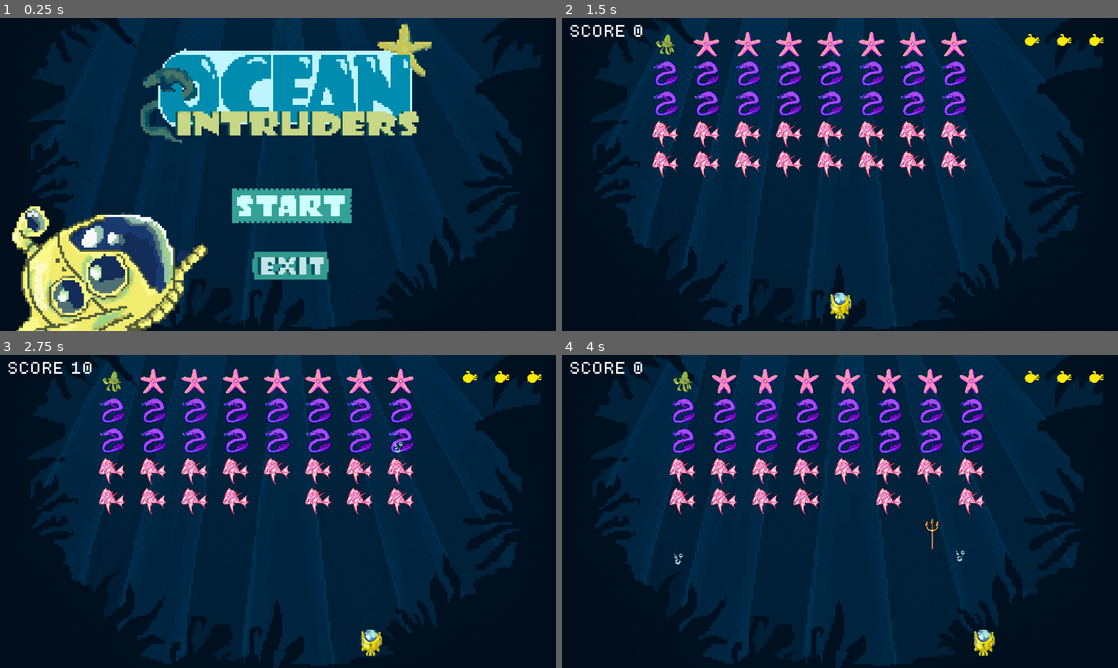
Above: before the commit, frames 1-4 (two rows, left to right).
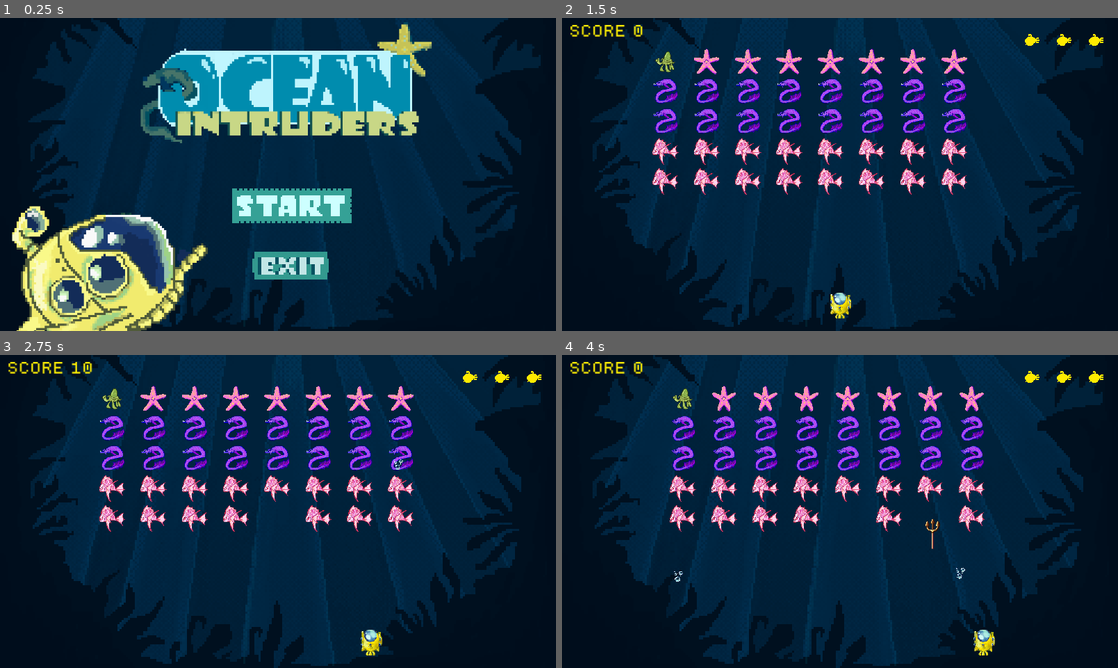
Above: after the commit, the same moments.

Repository: Vkpandiripally/Ocean_Invaders_623
Game: Godot game, scene res://Scenes/start_screen.tscn
The game is run twice, just before and just after one commit, with the same random seed, the same clock (stepped at 60 frames per second) and the same inputs.
Inputs (mouse positions are in pixels of both pictures, inside the frame that each line leads up to):
- Up to frame 1 (0.25 s): no input
- Up to frame 2 (1.5 s): click (851, 205) at 0.5 s; click (1095, 312) at 1.25 s
- Up to frame 3 (2.75 s): hold D (move_right) from 2.03 s (still down); tap Space (shoot) at 2.1 s
- Up to frame 4 (4 s): release D (move_right) at 2.78 s; hold A (move_left) 2.78-3.53 s; tap Ctrl (shoot_net) at 2.85 s; hold D (move_right) from 3.53 s (still down); tap Space (shoot) at 3.6 s

The runs differ from the first frame. In frame 1, 0.1% of the frame differs, in the area x 42-64%, y 54-84%; in frame 2, 12%, in the area x 1-98%, y 2-97%; in frame 3, 12%; in frame 4, 12%.

Commit message:
i did everything else ouughhhh

Diff:
--- a/Scenes/AudioManager.tscn
+++ b/Scenes/AudioManager.tscn
@@ -1,6 +1,6 @@
-[gd_scene load_steps=10 format=3 uid="uid://clb5obiyph05"]
+[gd_scene load_steps=12 format=3 uid="uid://clb5obiyph05"]
 
-[ext_resource type="Script" path="res://Scenes/audio_manager.gd" id="1_ufge3"]
+[ext_resource type="Script" path="res://Scripts/audio_manager.gd" id="1_ufge3"]
 [ext_resource type="AudioStream" uid="uid://c7tuyijpn2tor" path="res://Assets/Sounds/Enemy Hit (With Harpoon).wav" id="1_wv768"]
 [ext_resource type="AudioStream" uid="uid://cwx6r31vntxv6" path="res://Assets/Sounds/Game Over.wav" id="3_yyvos"]
 [ext_resource type="AudioStream" uid="uid://bvecs25w1f2fs" path="res://Assets/Sounds/Enemy Hit (With Net).wav" id="4_iafvo"]
@@ -9,16 +9,14 @@
 [ext_resource type="AudioStream" uid="uid://cfseche64j8w8" path="res://Assets/Sounds/Turtle Hit (With Harpoon).wav" id="7_vfq0i"]
 [ext_resource type="AudioStream" uid="uid://m3a7pfsc54yg" path="res://Assets/Sounds/Wave Cleared.wav" id="8_hr4ol"]
 [ext_resource type="AudioStream" uid="uid://bqfo5kfenjov6" path="res://Assets/Sounds/Menu Boop (Select).wav" id="9_ml3kx"]
+[ext_resource type="AudioStream" uid="uid://cp1ifb3a8d3jd" path="res://Assets/Sounds/RADAR (Single).wav" id="10_cih80"]
+[ext_resource type="AudioStream" uid="uid://dxmn4gahms8if" path="res://Assets/Sounds/Player Hit.wav" id="11_ttyu6"]
 
 [node name="AudioManager" type="Node"]
 script = ExtResource("1_ufge3")
 
 [node name="EnemyHit" type="AudioStreamPlayer2D" parent="."]
 stream = ExtResource("1_wv768")
-volume_db = 10.0
-
-[node name="GameEnd" type="AudioStreamPlayer2D" parent="."]
-stream = ExtResource("3_yyvos")
 volume_db = 10.0
 
 [node name="EnemyHitNet" type="AudioStreamPlayer2D" parent="."]
@@ -44,3 +42,13 @@
 [node name="MenuBoop" type="AudioStreamPlayer2D" parent="."]
 stream = ExtResource("9_ml3kx")
 volume_db = 10.0
+
+[node name="GameEnd" type="AudioStreamPlayer2D" parent="."]
+stream = ExtResource("3_yyvos")
+volume_db = 10.0
+
+[node name="LoreRadar" type="AudioStreamPlayer2D" parent="."]
+stream = ExtResource("10_cih80")
+
+[node name="PlayerHit" type="AudioStreamPlayer2D" parent="."]
+stream = ExtResource("11_ttyu6")
--- a/Scenes/game_over.tscn
+++ b/Scenes/game_over.tscn
@@ -1,11 +1,11 @@
 [gd_scene load_steps=7 format=3 uid="uid://d4fstfgm7gd8q"]
 
 [ext_resource type="Script" path="res://Scripts/game_over.gd" id="1_aml3k"]
-[ext_resource type="Texture2D" uid="uid://cs15mycrjccio" path="res://Assets/UI/exit_button.png" id="3_4exhy"]
 [ext_resource type="Texture2D" uid="uid://dk2yn73k1e2tj" path="res://Assets/Backgrounds/game_over.png" id="3_5qx3d"]
-[ext_resource type="Texture2D" uid="uid://dkuiey1y6p73s" path="res://Assets/UI/exit_button_mousedown.png" id="4_ey8hg"]
+[ext_resource type="Texture2D" uid="uid://d07pf8kfr76gq" path="res://Assets/UI/menu_button.png" id="5_7csix"]
 [ext_resource type="Texture2D" uid="uid://ci0ibb8hwqsmn" path="res://Assets/UI/replay_button.png" id="5_swqwp"]
 [ext_resource type="Texture2D" uid="uid://ltwrg0cnb7ob" path="res://Assets/UI/replay_button_mousedown.png" id="6_b38gn"]
+[ext_resource type="Texture2D" uid="uid://bqnimxhecnr42" path="res://Assets/UI/menu_button_pressed.png" id="6_hc8re"]
 
 [node name="GameOver" type="CanvasLayer"]
 layer = 9
@@ -47,33 +47,12 @@
 position = Vector2(639, 359)
 texture = ExtResource("3_5qx3d")
 
-[node name="VBoxContainer" type="VBoxContainer" parent="."]
-texture_filter = 1
-anchors_preset = 6
-anchor_left = 1.0
-anchor_top = 0.5
-anchor_right = 1.0
-anchor_bottom = 0.5
-offset_left = -462.0
-offset_top = 75.0
-offset_right = -418.0
-offset_bottom = 125.0
-grow_horizontal = 0
-grow_vertical = 2
-scale = Vector2(4, 4)
-alignment = 1
-
-[node name="TextureButton" type="TextureButton" parent="VBoxContainer"]
-layout_mode = 2
-texture_normal = ExtResource("3_4exhy")
-texture_pressed = ExtResource("4_ey8hg")
-
 [node name="VBoxContainer2" type="VBoxContainer" parent="."]
 texture_filter = 1
-offset_left = 793.0
-offset_top = 361.0
-offset_right = 839.0
-offset_bottom = 371.0
+offset_left = 656.0
+offset_top = 312.0
+offset_right = 702.0
+offset_bottom = 322.0
 scale = Vector2(5, 5)
 alignment = 1
 
@@ -82,5 +61,20 @@
 texture_normal = ExtResource("5_swqwp")
 texture_pressed = ExtResource("6_b38gn")
 
-[connection signal="pressed" from="VBoxContainer/TextureButton" to="." method="exit"]
+[node name="VBoxContainer3" type="VBoxContainer" parent="."]
+texture_filter = 1
+layout_direction = 2
+offset_left = 656.0
+offset_top = 384.0
+offset_right = 692.0
+offset_bottom = 394.0
+scale = Vector2(4.71767, 5.23136)
+alignment = 1
+
+[node name="TextureButton" type="TextureButton" parent="VBoxContainer3"]
+layout_mode = 2
+texture_normal = ExtResource("5_7csix")
+texture_pressed = ExtResource("6_hc8re")
+
 [connection signal="pressed" from="VBoxContainer2/TextureButton" to="." method="on_restart_button_pressed"]
+[connection signal="pressed" from="VBoxContainer3/TextureButton" to="." method="return_to_menu"]
--- /dev/null
+++ b/Scenes/music_player.tscn
@@ -0,0 +1,6 @@
+[gd_scene load_steps=2 format=3 uid="uid://bfu55jksv77ld"]
+
+[ext_resource type="Script" path="res://Scripts/music_player.gd" id="1_nwmvv"]
+
+[node name="MusicPlayer" type="AudioStreamPlayer"]
+script = ExtResource("1_nwmvv")
--- a/Scenes/ui.tscn
+++ b/Scenes/ui.tscn
@@ -21,6 +21,7 @@
 layout_mode = 2
 size_flags_horizontal = 0
 size_flags_vertical = 0
+theme_override_colors/font_color = Color(0.988235, 0.92549, 0.0156863, 1)
 theme_override_fonts/font = ExtResource("2_tiod0")
 theme_override_font_sizes/font_size = 30
 text = "SCORE: 0"
--- a/Scenes/audio_manager.gd
+++ b/Scripts/audio_manager.gd
@@ -1,8 +1,4 @@
 extends Node
-
-# Called when the node enters the scene tree for the first time.
-func _ready() -> void:
-	pass # Replace with function body.
 
 func EnemyHit():
 	$EnemyHit.play(0.90)
@@ -25,5 +21,11 @@
 func WaveEnd():
 	$WaveEnd.play(0.36)
 
+func LoreRadar():
+	$LoreRadar.play()
+
 func MenuBoop():
 	$MenuBoop.play(0.34)
+
+func PlayerHit():
+	$PlayerHit.play(1.05)
--- a/Scripts/friendly.gd
+++ b/Scripts/friendly.gd
@@ -6,29 +6,23 @@
 
 @onready var sprite_2d: Sprite2D = $Sprite2D
 @onready var collision_shape_2d: CollisionShape2D = $CollisionShape2D
-@onready var audio_manager = get_tree().root.get_node("main/AudioManager")
 var config: Resource
 
 @export var net_scene: PackedScene
-
 
 # Called when the node enters the scene tree for the first time.
 func _ready() -> void:
 	sprite_2d.texture = config.sprite
 
-# Called every frame. 'delta' is the elapsed time since the previous frame.
-func _process(_delta: float) -> void:
-	pass
-
 func _on_area_entered(area: Area2D) -> void:
 	if area is Laser:
-		audio_manager.FriendlyHit()
+		AudioManager.FriendlyHit()
 		area.queue_free()
 		queue_free()
 		friendly_destroyed.emit(false)
 
 	if area is Net:
-		audio_manager.FriendlyCaught()
+		AudioManager.FriendlyCaught()
 		var caught_net = net_scene.instantiate() as CaughtNet
 		caught_net.position = area.position - Vector2(0,20)
 		var root_node = get_tree().root.get_node("main")
--- a/Scripts/game_over.gd
+++ b/Scripts/game_over.gd
@@ -1,12 +1,21 @@
 extends CanvasLayer
 
 @onready var game_over_container: CenterContainer = $MarginContainer/GameOverContainer
+
+func _ready():
+	MusicPlayer.stop_ocean_ost()
+	AudioManager.GameEnd()
 
 func on_game_lost():
 	game_over_container.visible = true
 
 func on_restart_button_pressed():
+	AudioManager.MenuBoop()
+	MusicPlayer.play_ocean_ost()
+
 	get_tree().change_scene_to_file("res://Scenes/main.tscn")
 
-func exit():
-	get_tree().quit()
+func return_to_menu():
+	AudioManager.MenuBoop()
+
+	get_tree().change_scene_to_file("res://Scenes/start_screen.tscn")
--- a/Scripts/invader.gd
+++ b/Scripts/invader.gd
@@ -9,8 +9,6 @@
 @onready var sprite_2d = $Sprite2D
 @onready var animation_player = $AnimationPlayer
 var config: Resource
-@onready var audio_manager = get_tree().root.get_node("main/AudioManager")
-
 
 # Called when the node enters the scene tree for the first time.
 func _ready() -> void:
@@ -19,12 +17,12 @@
 
 func _on_area_entered(area: Area2D) -> void:
 	if area is Laser:
-		audio_manager.EnemyHit()
+		AudioManager.EnemyHit()
 		area.queue_free()
 		queue_free()
 		invader_destroyed.emit(config.points)
 	if area is Net:
-		audio_manager.EnemyHitNet()
+		AudioManager.EnemyHitNet()
 		var caught_net = net_scene.instantiate() as CaughtNet
 		caught_net.position = area.position - Vector2(0,20)
 		var root_node = get_tree().root.get_node("main")
--- a/Scripts/invader_shot.gd
+++ b/Scripts/invader_shot.gd
@@ -11,11 +11,11 @@
 
 func _on_area_entered(area: Area2D) -> void:
 	if area is Player:
+		AudioManager.PlayerHit()
 		var life_manager = get_node("../main/LifeManager") as LifeManager
 		life_manager.on_player_destroyed()
 		queue_free()
 
 func _ready():
-	var audio_manager = get_tree().root.get_node("main/AudioManager")
-	audio_manager.InvaderShot()
+	AudioManager.InvaderShot()
 	add_to_group("invader_shots")
--- a/Scripts/invader_spawner.gd
+++ b/Scripts/invader_spawner.gd
@@ -12,7 +12,7 @@
 const HORIZONTAL_SPACING=50
 const VERTICAL_SPACING=45
 const INVADER_HEIGHT=24
-const START_Y_POSITION=-100
+const START_Y_POSITION= -60
 var INVADERS_POSITION_X_INCREMENT=2
 const INVADERS_POSITION_Y_INCREMENT=15
 
@@ -29,7 +29,6 @@
 #NODE REFERENCES
 @onready var movement_timer = $MovementTimer
 @onready var shot_timer = $ShotTimer
-@onready var audio_manager = get_tree().root.get_node("main/AudioManager")
 
 # Called when the node enters the scene tree for the first time.
 func _ready() -> void:
@@ -129,7 +128,7 @@
 	print("Invader destroyed. Count: ", invader_destroyed_count)
 	var life_manager = get_node("../LifeManager") as LifeManager
 	if invader_destroyed_count == invader_total_count && life_manager.lives > 0:
-		audio_manager.WaveEnd()
+		AudioManager.WaveEnd()
 		start_new_wave()
 
 func on_friendly_destroyed(is_net: bool):
@@ -168,7 +167,6 @@
 	movement_direction = 0
 
 func game_over():
-	await audio_manager.GameEnd()
 	print("Game Over! Transitioning to game over screen.")
 	# Stop all timers to halt enemy movement and shooting
 	movement_timer.stop()
--- a/Scripts/line_2d.gd
+++ b/Scripts/line_2d.gd
@@ -1,8 +1,4 @@
 extends Line2D
-
-# Called when the node enters the scene tree for the first time.
-func _ready() -> void:
-	pass
 
 # Called every frame. 'delta' is the elapsed time since the previous frame.
 func _process(_delta: float) -> void:
--- a/Scripts/lore.gd
+++ b/Scripts/lore.gd
@@ -1,4 +1,9 @@
 extends CanvasLayer
 
+func _ready():
+	AudioManager.LoreRadar()
+
 func load_game():
+	AudioManager.MenuBoop()
+
 	get_tree().change_scene_to_file("res://Scenes/main.tscn")
--- /dev/null
+++ b/Scripts/music_player.gd
@@ -0,0 +1,18 @@
+extends AudioStreamPlayer
+
+const game_music = preload("res://Assets/Sounds/Ocean Intruders OST.mp3")
+
+func _play_music(music: AudioStream, volume = -5.0):
+	if stream == music:
+		return
+
+	stream = music
+	volume_db = volume
+	play()
+
+func play_ocean_ost():
+	_play_music(game_music)
+
+func stop_ocean_ost():
+	stop()
+	stream = null
--- a/Scripts/start_screen.gd
+++ b/Scripts/start_screen.gd
@@ -1,7 +1,11 @@
 extends CanvasLayer
 
+func _ready():
+	MusicPlayer.play_ocean_ost()
 
 func load_lore():
+	AudioManager.MenuBoop()
+
 	get_tree().change_scene_to_file("res://Scenes/lore.tscn")
 
 func exit():
--- a/Scripts/ui.gd
+++ b/Scripts/ui.gd
@@ -8,9 +8,6 @@
 @onready var points_counter = $"../PointsCounter" as PointsCounter
 @onready var life_manager = $"../LifeManager" as LifeManager
 @onready var invader_spawner = $"../InvaderSpawner" as InvaderSpawner
-#@onready var game_over_label: Label = %GameOverLabel
-#@onready var game_over_button: Button = %GameOverButton
-#@onready var game_over_container: CenterContainer = $MarginContainer/GameOverContainer
 
 var global_lives = 5
 func _ready():
--- a/project.godot
+++ b/project.godot
@@ -15,10 +15,18 @@
 config/features=PackedStringArray("4.3", "Forward Plus")
 config/icon="res://icon.svg"
 
+[autoload]
+
+MusicPlayer="*res://Scenes/music_player.tscn"
+AudioManager="*res://Scenes/AudioManager.tscn"
+
 [display]
 
 window/size/viewport_width=1280
 window/size/viewport_height=720
+window/size/window_width_override=1280
+window/size/window_height_override=720
+window/stretch/mode="canvas_items"
 
 [input]
 
Not shown, added: Assets/Sounds/Ocean Intruders OST.mp3.import
Not shown, added: Assets/Sounds/Player Hit.wav.import
Binary file changed: Assets/UI/menu_button.png
Binary file added: Assets/UI/menu_button_pressed.png
Not shown, changed: Assets/UI/menu_button_pressed.png.import
Not shown, added: Assets/Sounds/Ocean Intruders OST.mp3
Not shown, added: Assets/Sounds/Player Hit.wav
